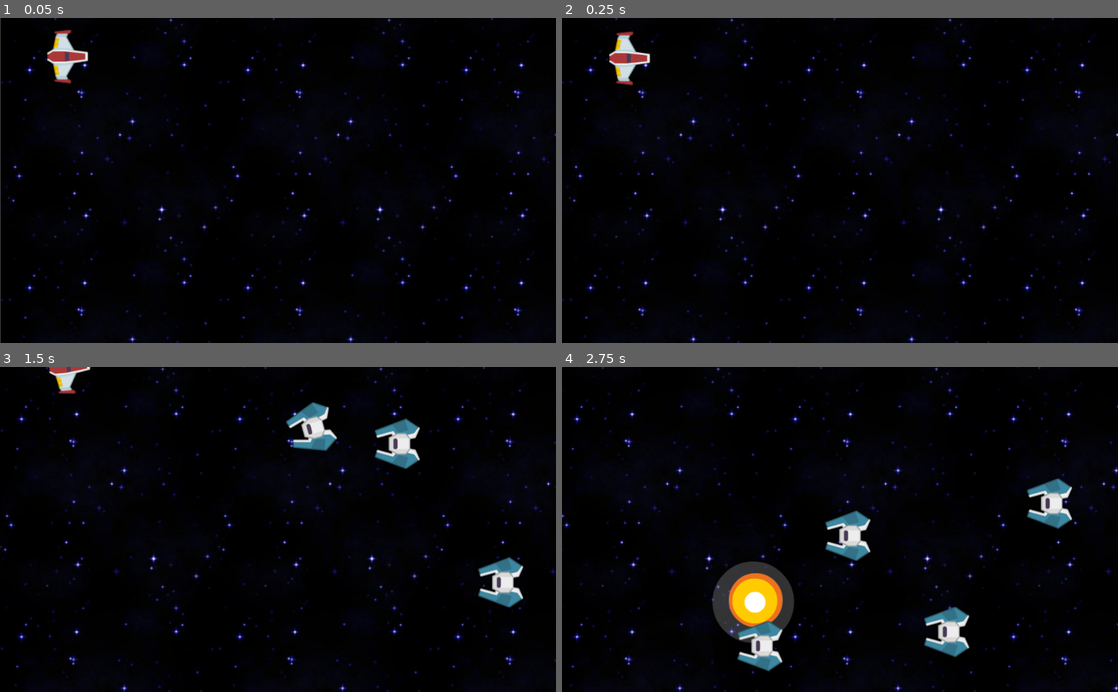
Above: before the commit, frames 1-4 (two rows, left to right).
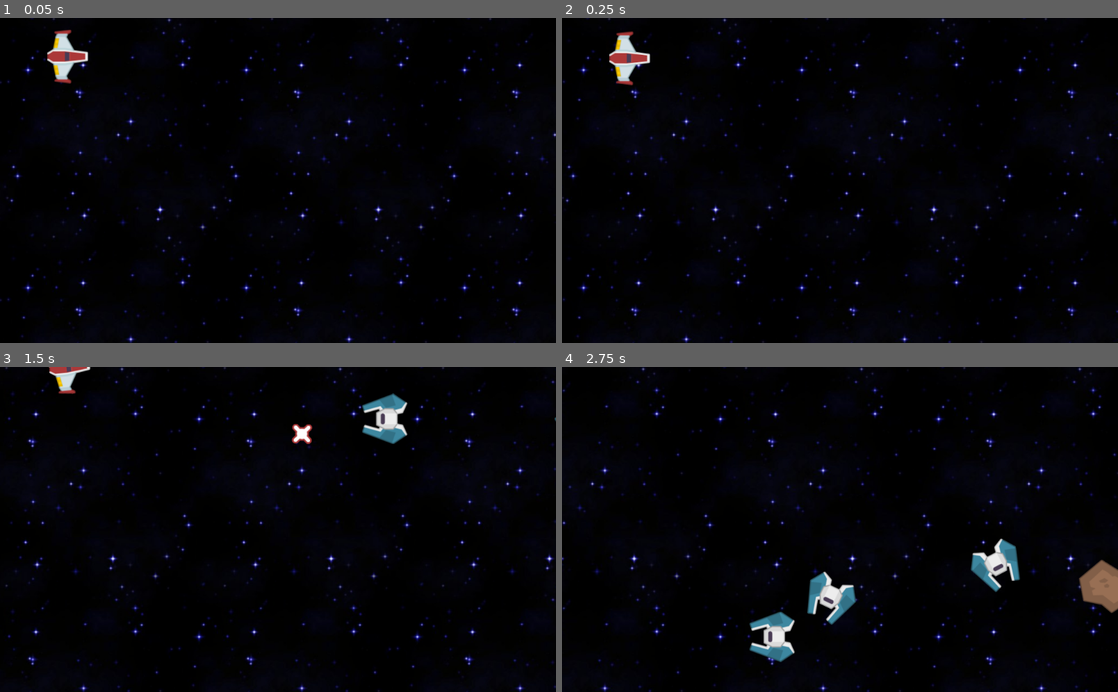
Above: after the commit, the same moments.

Repository: yokelpole/sputtery-spaceship
Game: Godot game, scene res://Game.tscn
Two runs of this game, one before a commit and one after it. Both use one fixed random seed, a clock stepped at 60 frames per second and the inputs below.
Inputs:
- Up to frame 1 (0.05 s): no input
- Up to frame 2 (0.25 s): no input
- Up to frame 3 (1.5 s): tap Enter (ui_accept) at 0.5, 0.77 s; hold Up (ui_up) 0.53-1.28 s
- Up to frame 4 (2.75 s): tap Enter (ui_accept) at 1.52 s; hold Up (ui_up) from 2.03 s (still down)

The runs differ from the first frame. In frame 1, 2.3% of the frame differs, in the area x 0-100%, y 0-100%; in frame 2, 3.9%; in frame 3, 7.1%; in frame 4, 12%.

Commit message:
Add asteroids

Diff:
--- /dev/null
+++ b/Asteroid.tscn
@@ -0,0 +1,21 @@
+[gd_scene load_steps=2 format=2]
+
+[ext_resource path="res://meteorBrown_big1.png" type="Texture" id=1]
+
+[node name="AsteroidBody" type="RigidBody2D"]
+position = Vector2( -586.063, 248.649 )
+gravity_scale = 0.0
+
+[node name="AsteroidSprite" type="Sprite" parent="."]
+position = Vector2( 51.7624, 40.2597 )
+texture = ExtResource( 1 )
+
+[node name="AsteroidCollisionArea" type="CollisionPolygon2D" parent="."]
+position = Vector2( 347, -79.8804 )
+polygon = PoolVector2Array( -304.617, 78.3408, -330.178, 78.9799, -273.942, 78.3408, -246.464, 119.879, -263.718, 149.914, -283.528, 147.997, -318.675, 162.055, -343.598, 126.908, -330.178, 78.9799 )
+
+[node name="AsteroidBodyArea" type="Area2D" parent="."]
+
+[node name="AsteroidBodyAreaCollision" type="CollisionPolygon2D" parent="AsteroidBodyArea"]
+position = Vector2( 347.639, -79.2413 )
+polygon = PoolVector2Array( -304.617, 78.3408, -330.178, 78.9799, -273.942, 78.3408, -246.464, 119.879, -263.718, 149.914, -283.528, 147.997, -318.675, 162.055, -343.598, 126.908, -330.178, 78.9799 )
--- a/Bullet.tscn
+++ b/Bullet.tscn
@@ -36,4 +36,5 @@
 
 [node name="AnimatedSprite" type="AnimatedSprite" parent="."]
 frames = SubResource( 3 )
+frame = 2
 playing = true
--- a/EnemyBody.gd
+++ b/EnemyBody.gd
@@ -7,9 +7,9 @@
 
 # Called when the node enters the scene tree for the first time.
 func _ready():
-	pass # Replace with function body.\
+	pass # Replace with function body.
 
-func on_ship_collision():
+func on_enemy_collision():
 	if has_been_hit == false:
 		gravity_scale = 5.0
 		linear_velocity.x = -250
@@ -26,9 +26,11 @@
 		emit_signal("enemy_has_collided_with_player", area)
 	if area.name == "BulletBodyArea":
 		emit_signal("bullet_has_collided_with_enemy", area)
-		on_ship_collision()
+		on_enemy_collision()
+	if area.name == "AsteroidBodyArea":
+		on_enemy_collision()
 	if area.name == "EnemyBodyArea":
-		on_ship_collision()
+		on_enemy_collision()
 
 
 func _on_ExplosionSprite_animation_finished():
--- a/Game.gd
+++ b/Game.gd
@@ -8,9 +8,12 @@
 var SCREEN_WIDTH = ProjectSettings.get_setting("display/window/size/width")
 var SCREEN_HEIGHT = ProjectSettings.get_setting("display/window/size/height")
 
+var background_updates = 0
+
 func _ready():
 	randomize()
 	$EnemyTimer.start()
+	$AsteroidTimer.start()
 
 func _process(delta):
 	if $ShipBody.visible == false:
@@ -38,7 +41,6 @@
 	self.remove_child(area.get_parent())
 
 func _on_enemy_has_collided_with_player(area):
-
 	$ShipBody._on_enemy_has_collided_with_player(area)
 
 func _on_EnemyTimer_timeout():
@@ -50,6 +52,17 @@
 	new_enemy.linear_velocity = Vector2(-500, 0)
 
 func _on_BackgroundTimer_timeout():
-	# TODO: Make this bounce back after one full cycle
 	var current_pos = $ParallaxBackground/ParallaxLayer/TextureRect.rect_position
-	$ParallaxBackground/ParallaxLayer/TextureRect.set_position(Vector2(current_pos.x - 1, current_pos.y))
+	if background_updates == 402:
+		background_updates = 0
+		$ParallaxBackground/ParallaxLayer/TextureRect.set_position(Vector2(current_pos.x + 402, current_pos.y))
+	else:
+		background_updates = background_updates + 1
+		$ParallaxBackground/ParallaxLayer/TextureRect.set_position(Vector2(current_pos.x - 1, current_pos.y))
+
+func _on_AsteroidTimer_timeout():
+	var new_asteroid = $AsteroidBody.duplicate()
+	add_child(new_asteroid)
+	new_asteroid.global_position = Vector2(SCREEN_WIDTH, rand_range(10, 500))
+	new_asteroid.linear_velocity = Vector2(-200, 0)
+	new_asteroid.angular_velocity = 2.5
--- a/Game.tscn
+++ b/Game.tscn
@@ -1,26 +1,33 @@
-[gd_scene load_steps=6 format=2]
+[gd_scene load_steps=7 format=2]
 
 [ext_resource path="res://Enemy.tscn" type="PackedScene" id=1]
 [ext_resource path="res://Player.tscn" type="PackedScene" id=2]
 [ext_resource path="res://Bullet.tscn" type="PackedScene" id=3]
 [ext_resource path="res://Game.gd" type="Script" id=4]
+[ext_resource path="res://Asteroid.tscn" type="PackedScene" id=5]
 [ext_resource path="res://beautiful-blue-stars-fill.jpg" type="Texture" id=20]
 
 [node name="Game" type="Node2D"]
 script = ExtResource( 4 )
 
 [node name="ShipBody" parent="." instance=ExtResource( 2 )]
+z_index = 5
 
 [node name="BulletBody" parent="." instance=ExtResource( 3 )]
 
 [node name="EnemyBody" parent="." instance=ExtResource( 1 )]
 
+[node name="AsteroidBody" parent="." instance=ExtResource( 5 )]
+
 [node name="EnemyTimer" type="Timer" parent="."]
-wait_time = 0.4
+wait_time = 0.75
 
 [node name="BackgroundTimer" type="Timer" parent="."]
-wait_time = 0.1
+wait_time = 0.001
 autostart = true
+
+[node name="AsteroidTimer" type="Timer" parent="."]
+wait_time = 2.5
 
 [node name="ParallaxBackground" type="ParallaxBackground" parent="."]
 scroll_limit_end = Vector2( 800000, 7e+06 )
@@ -41,3 +48,4 @@
 }
 [connection signal="timeout" from="EnemyTimer" to="." method="_on_EnemyTimer_timeout"]
 [connection signal="timeout" from="BackgroundTimer" to="." method="_on_BackgroundTimer_timeout"]
+[connection signal="timeout" from="AsteroidTimer" to="." method="_on_AsteroidTimer_timeout"]
--- a/ShipBody.gd
+++ b/ShipBody.gd
@@ -17,7 +17,6 @@
 		yield(get_tree().create_timer(DELAY_BETWEEN_BUMPS), "timeout")
 		SHIP_BUMP_DELAY_ACTIVE = false
 
-
 func _on_enemy_has_collided_with_player(area):
 	$ExplosionSprite.visible = true
 	$ExplosionSprite.play("boom")
--- a/project.godot
+++ b/project.godot
@@ -17,7 +17,6 @@
 
 config/name="Sputtery Spaceship"
 run/main_scene="res://Game.tscn"
-config/icon="res://icon.png"
 
 [display]
 
Not shown: 4 places in Player.tscn that only renumber resources
Binary file removed: bad_guy.png
Not shown, removed: bad_guy.png.import
Binary file removed: icon.png
Not shown, removed: icon.png.import
Binary file added: meteorBrown_big1.png
Not shown, added: meteorBrown_big1.png.import
Binary file removed: ship.png
